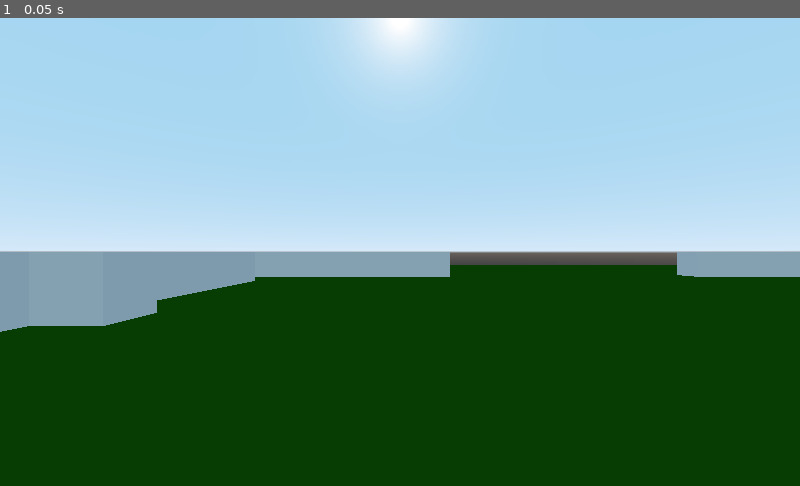
Above: before the commit, frame 1.
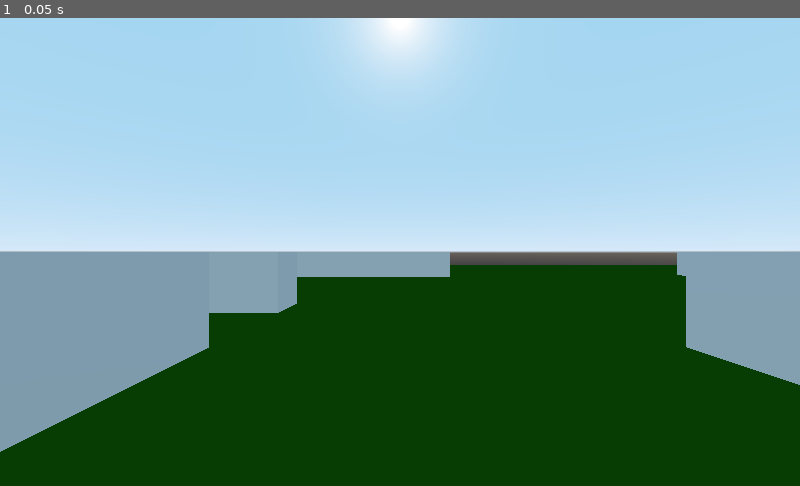
Above: after the commit, the same moment.

Repository: ToBaDi/pacman_3d_first_person
Game: Godot game, scene res://aban/main.tscn
Two runs of this game, one before a commit and one after it. Both use one fixed random seed, a clock stepped at 60 frames per second and the inputs below.
Inputs:
- Up to frame 1 (0.05 s): no input

The runs differ from the first frame. In frame 1, 8.0% of the frame differs, in the area x 0-100%, y 55-93%.

Commit message:
still working on map design

Diff:
--- a/aban/main.tscn
+++ b/aban/main.tscn
@@ -79,10 +79,31 @@
 depth = 18.0
 
 [node name="LeftAnchorOne" type="CSGBox" parent="Scene/Walls"]
-transform = Transform( 1, 0, 0, 0, 1, 0, 0, 0, 1, -23, 1, -10 )
+transform = Transform( 1, 0, 0, 0, 1, 0, 0, 0, 1, -21, 1, -12 )
+width = 6.0
 
 [node name="RightAnchor" type="CSGBox" parent="Scene/Walls"]
 transform = Transform( 1, 0, 0, 0, 1, 0, 0, 0, 1, -25, 1, 14 )
 depth = 18.0
 
+[node name="RightAnchorOne" type="CSGBox" parent="Scene/Walls"]
+transform = Transform( 1, 0, 0, 0, 1, 0, 0, 0, 1, -21, 1, 12 )
+width = 6.0
+
+[node name="BottomBottomTHandle" type="CSGBox" parent="Scene/Walls"]
+transform = Transform( 1, 0, 0, 0, 1, 0, 0, 0, 1, -23, 1, 0 )
+width = 6.0
+
+[node name="BottomBottomTHead" type="CSGBox" parent="Scene/Walls"]
+transform = Transform( 1, 0, 0, 0, 1, 0, 0, 0, 1, -19, 1, 0 )
+depth = 14.0
+
+[node name="BottomTHandle" type="CSGBox" parent="Scene/Walls"]
+transform = Transform( 1, 0, 0, 0, 1, 0, 0, 0, 1, -11, 1, 0 )
+width = 6.0
+
+[node name="BottomTHead" type="CSGBox" parent="Scene/Walls"]
+transform = Transform( 1, 0, 0, 0, 1, 0, 0, 0, 1, -7, 1, 0 )
+depth = 14.0
+
 [node name="AnimationPlayer" type="AnimationPlayer" parent="."]
